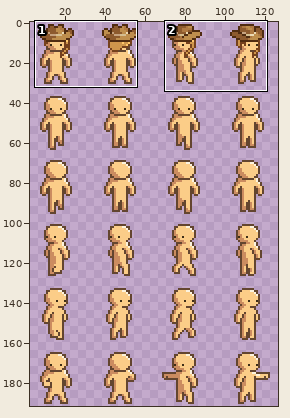
File history of a pixel-art file, Assets/Content/Races/human_light/human_light.ase. The first picture is a wide view before the edit; the outline marks the close-up.
Close-up. Before:
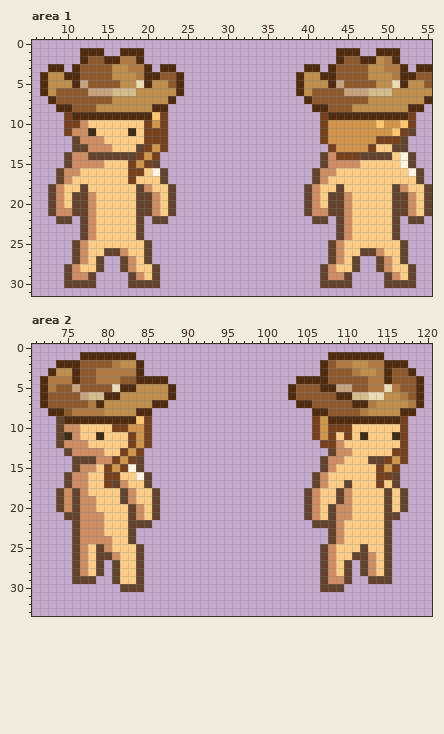
128x192 pixels, 1 frame. Shown: area 1: x 6..55, y 0..31; area 2: x 71..120, y 0..33. The wide view leaves out empty margins.
After the commit:
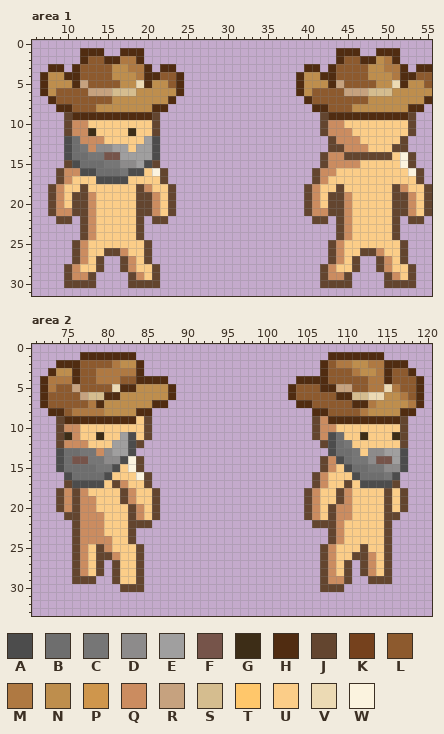
Palette (. is transparent): A #4c4c4c  B #6e6e6e  C #767676  D #8d8b8b  E #a09f9f  F #76544a  G #3d2d17  H #502c11  J #63452f  K #75411d  L #8d5a2e  M #af7942  N #be8e4d  P #cf964c  Q #cb8c60  R #c6a27f  S #d5bd8f  T #ffc76b  U #fbcd88  V #ecdab4  W #fbf3df
Edits made:
layer "Layer 2" now hidden
layer "Layer 4" added
Area 1:
y 9: x 10 K -> J; x 21..22 TK -> J.; x 42 K -> J; x 53 K -> J
y 10: x 10..11 KK -> JQ; x 20..22 KPK -> UJ.; x 42..53 KPPPPPPTPPTK -> JQQUUUUUUUUJ
y 11: x 10 K -> J; x 20..22 KKK -> UJ.; x 42..52 KPPPPPPPPTK -> JQQQUUUUUUU
y 12: x 10..11 .J -> AB; x 20..22 KKK -> EA.; x 42..51 KPPPPPPKKK -> .JQQQUUUUU
y 13: x 10..12 .JJ -> ABC; x 14..17 QQUU -> DDEE; x 19..22 JKPK -> EEA.; x 43..48 KPPPPK -> JJQQQU
y 14: x 10..21 JQQJJJJJJKPK -> ABBCCFFEEEEA; x 44..46 KKK -> QJJ
y 15: x 11..20 QQQQUUUKPK -> ABBBCCDDEA
y 16: x 12..19 UUUUUUKK -> AABBBCAA
y 17: x 14..18 UUUUK -> AAAAU
Area 2:
y 9: x 84..85 TK -> UJ; x 106..107 KP -> JQ; x 117 K -> J
y 10: x 81..85 KKPPK -> UUUUJ; x 106..110 KPKKK -> JQQUU; x 117 K -> J
y 11: x 82..85 UKPK -> EAUJ; x 106..110 KPKUK -> JQABU; x 117 K -> J
y 12: x 81..85 UUKPK -> EEAJ.; x 107..110 KKQU -> JABC; x 117 K -> J
y 13: x 74..78 .JQQQ -> ABBCC; x 80..84 UUKPK -> DEEA.; x 108..111 JQQU -> ABBC; x 113..117 UUUKK -> DDEEA
y 14: x 74..83 ..JJJQQKPK -> ABFFCCDDAW; x 109..117 QUUUJJKPK -> ABCCDFFEA
y 15: x 74..82 ..JQQUKPK -> ABBBBCCAU; x 110..117 UUUUKPK. -> ABBCCDDA
y 16: x 75..81 JQQUUKK -> ABBBBAU; x 111..116 UUUKKJ -> ABBBCA
y 17: x 76..80 QQUUK -> AAAAU; x 112..115 UUKU -> AAAA
